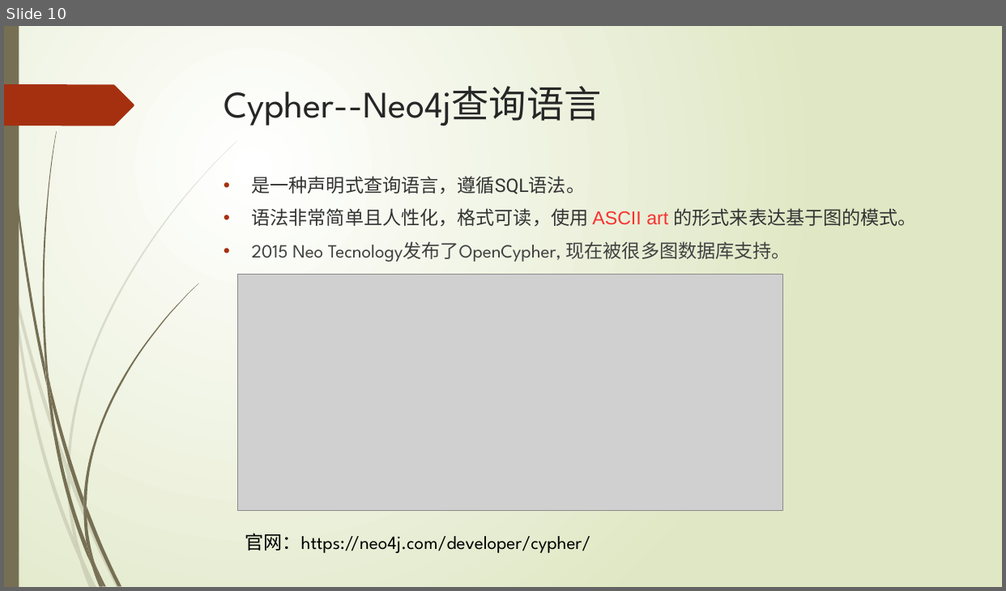
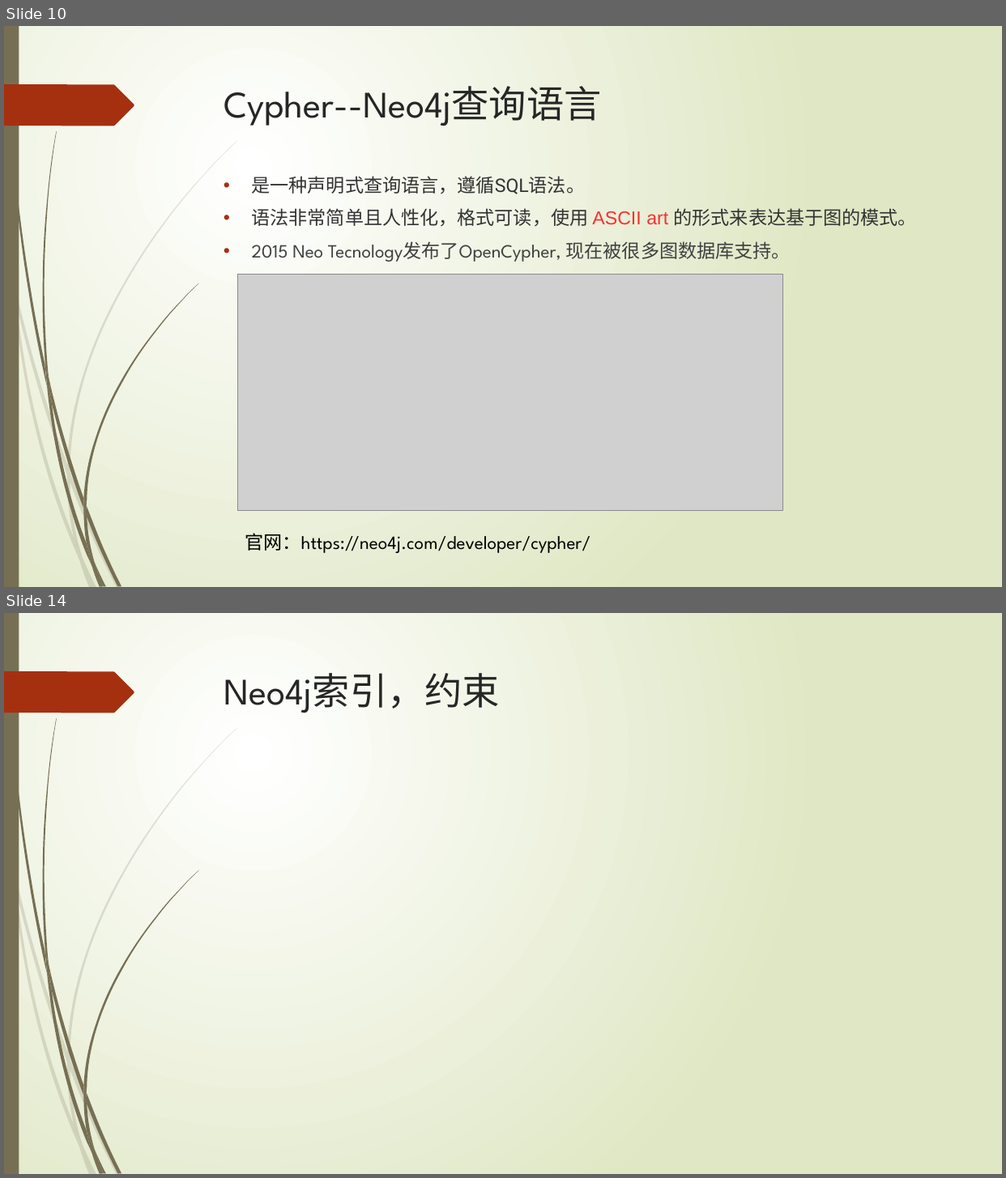
Before and after one commit to xljnc/thor, a slide deck: doc/Neo4j简介.pptx. Shown one above the other, each under a label of ours: slide 10 before the commit, slides 10 and 14 after it; the slides between them are not shown. The pictures are 1006x591 and 1006x1178 pixels, drawn with LibreOffice and Linux fonts; fonts in the diff are those of the drawing; grey boxes stand for pictures. Boxes give left, top, right and bottom in pixels: in the first picture for what was removed or moved away, otherwise in the second. Text is boxed around its words. In the diff, an @@ line names an element or a change of style, - is before the commit and + after.

```diff
--- a/doc/Neo4j简介.pptx
+++ b/doc/Neo4j简介.pptx
@@ slide 14 added at box(4, 613, 1002, 1174), background gradient #FFFFFF to #DFE8C4; not listed: 24 template elements that a slide beside it also shows @@
@@ title added at box(224, 673, 500, 713), 36 pt, text #262626 @@
+Neo4j索引，约束
```
Also in this commit, not shown: 4 other slides added.
